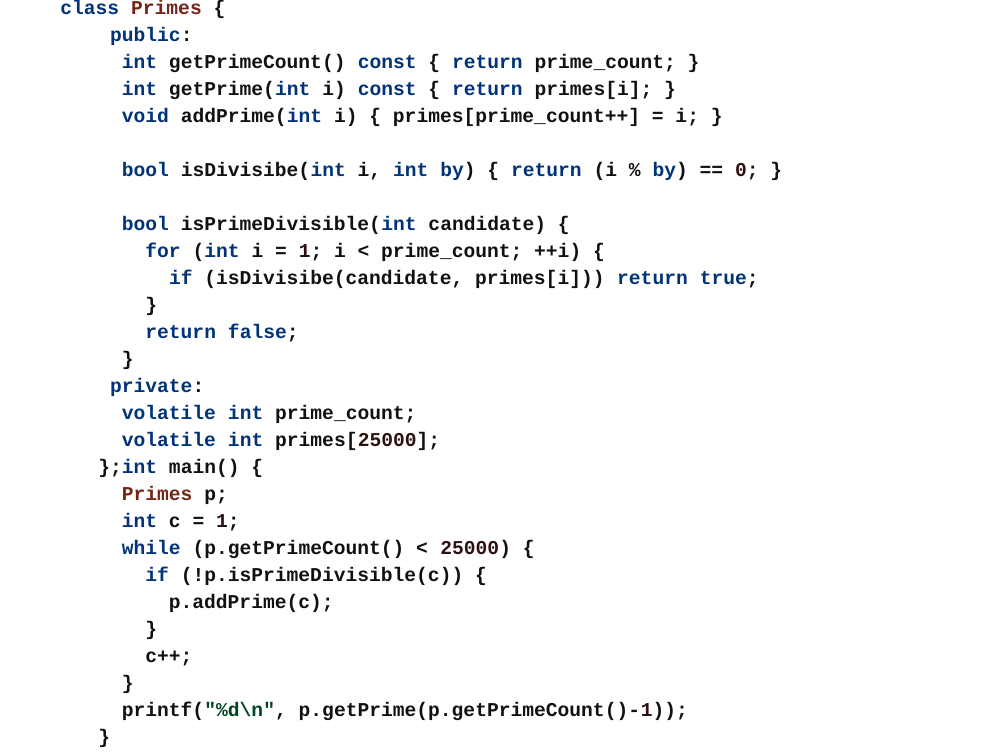
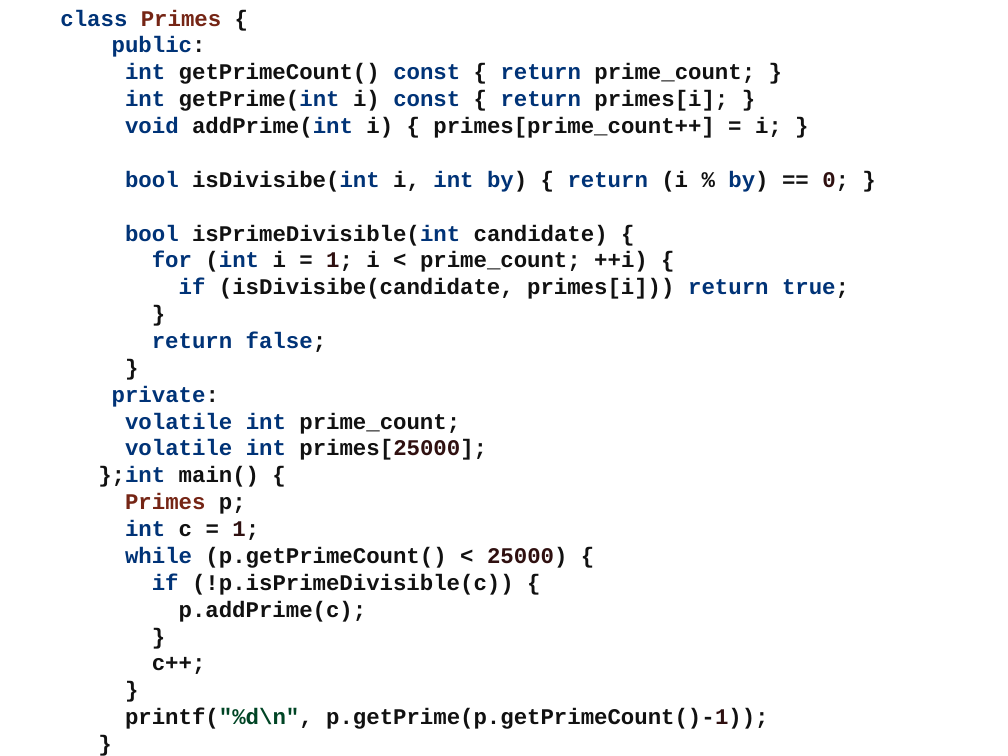
Before and after one commit to cvhu/ee382v-reddi, a slide deck: slide 25 of project/report0/figs/EE382V Final Project Presentation.ppt. Drawn at 1008x756 pixels with LibreOffice and Linux fonts; fonts in the diff are those of the drawing. Boxes give left, top, right and bottom in pixels: in the first picture for what was removed or moved away, otherwise in the second. Text is boxed around its words. In the diff, an @@ line names an element or a change of style, - is before the commit and + after.

```diff
--- a/project/report0/figs/EE382V Final Project Presentation.ppt
+++ b/project/report0/figs/EE382V Final Project Presentation.ppt
@@ text "class Primes { public: int ...": place and size @@
-text "class Primes { public: int ..." at [60,0,759,720]
+text "class Primes { public: int ..." at [60,9,849,729]
@@ text "class Primes { public: int ..." at [60,9,849,729]: size 14 to 16 pt; line spacing 1.15 to 1 @@
```
Also in this commit, not shown: 1 other slide changed, 1 slide added, 4 other files.
